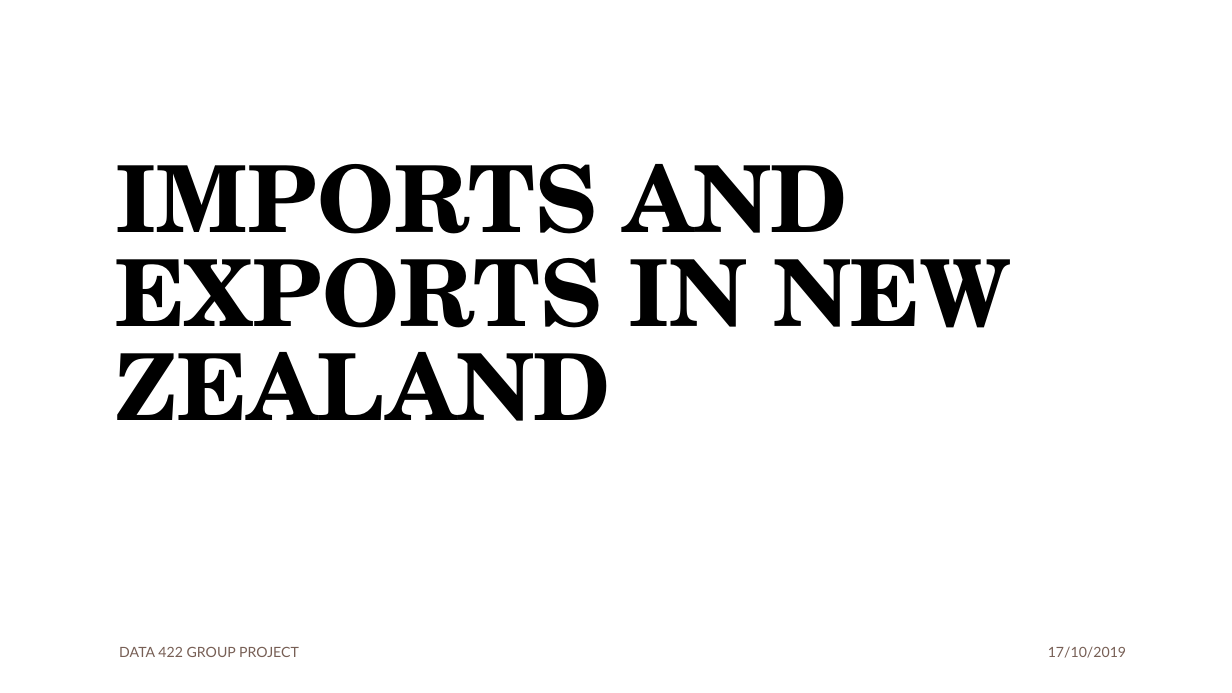
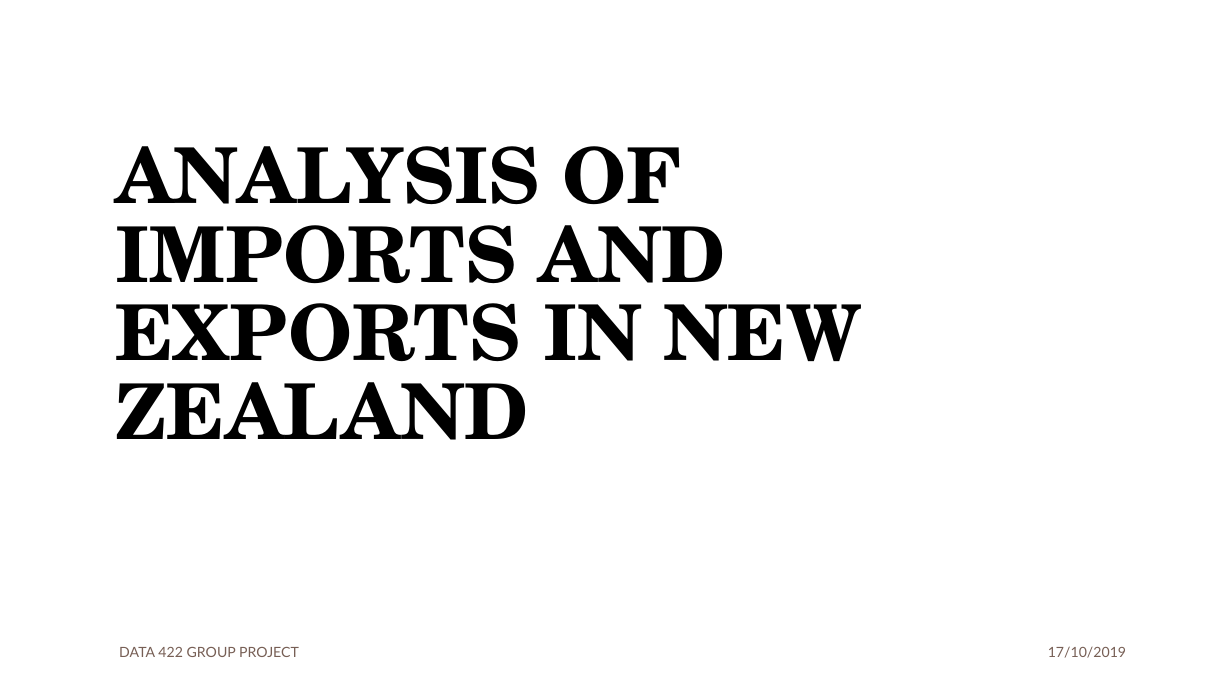
Before and after one commit to dipinpjoseph/Analysis-NZ-Consumer-Goods, a slide deck: slide 1 of Data_422_Presentation.pptx. Drawn at 1232x693 pixels with LibreOffice and Linux fonts; fonts in the diff are those of the drawing; background and template pictures are left out. Boxes give left, top, right and bottom in pixels: in the first picture for what was removed or moved away, otherwise in the second. Text is boxed around its words. In the diff, an @@ line names an element or a change of style, - is before the commit and + after.

```diff
--- a/Data_422_Presentation.pptx
+++ b/Data_422_Presentation.pptx
@@ title at box(115, 146, 862, 440): text changed; size 72 to 60 pt @@
-IMPORTS AND EXPORTS IN NEW ZEALAND
+ANALYSIS OF IMPORTS AND EXPORTS IN NEW ZEALAND
```
Also in this commit, not shown: 2 other slides changed, 1 slide added.
